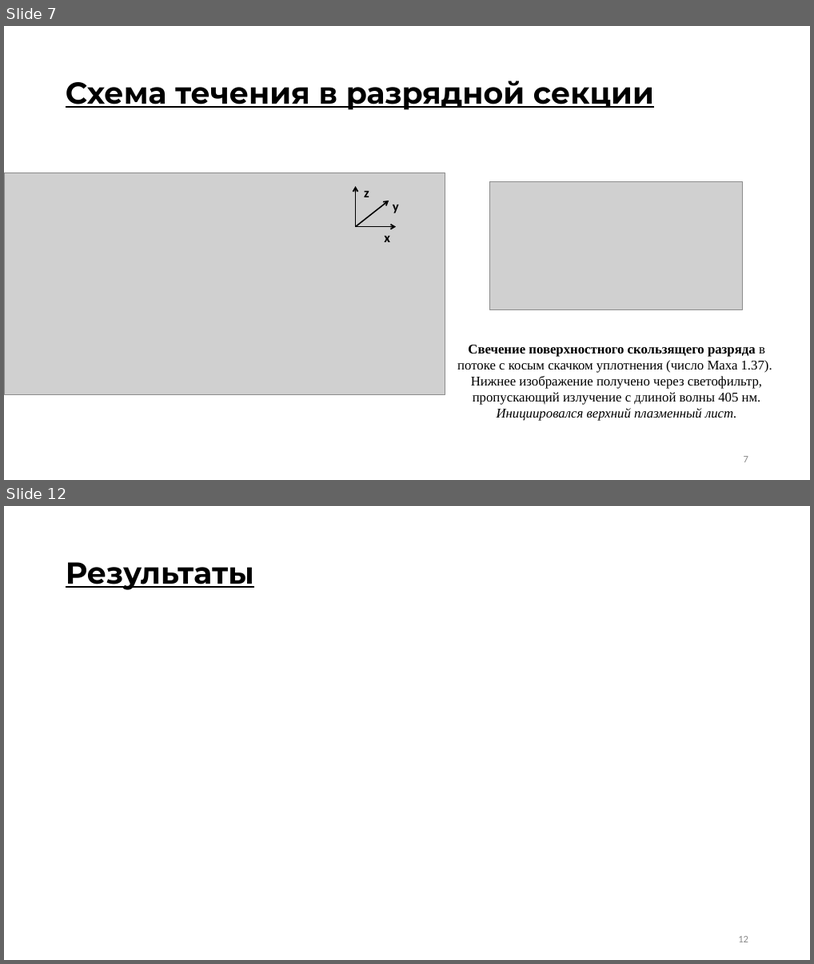
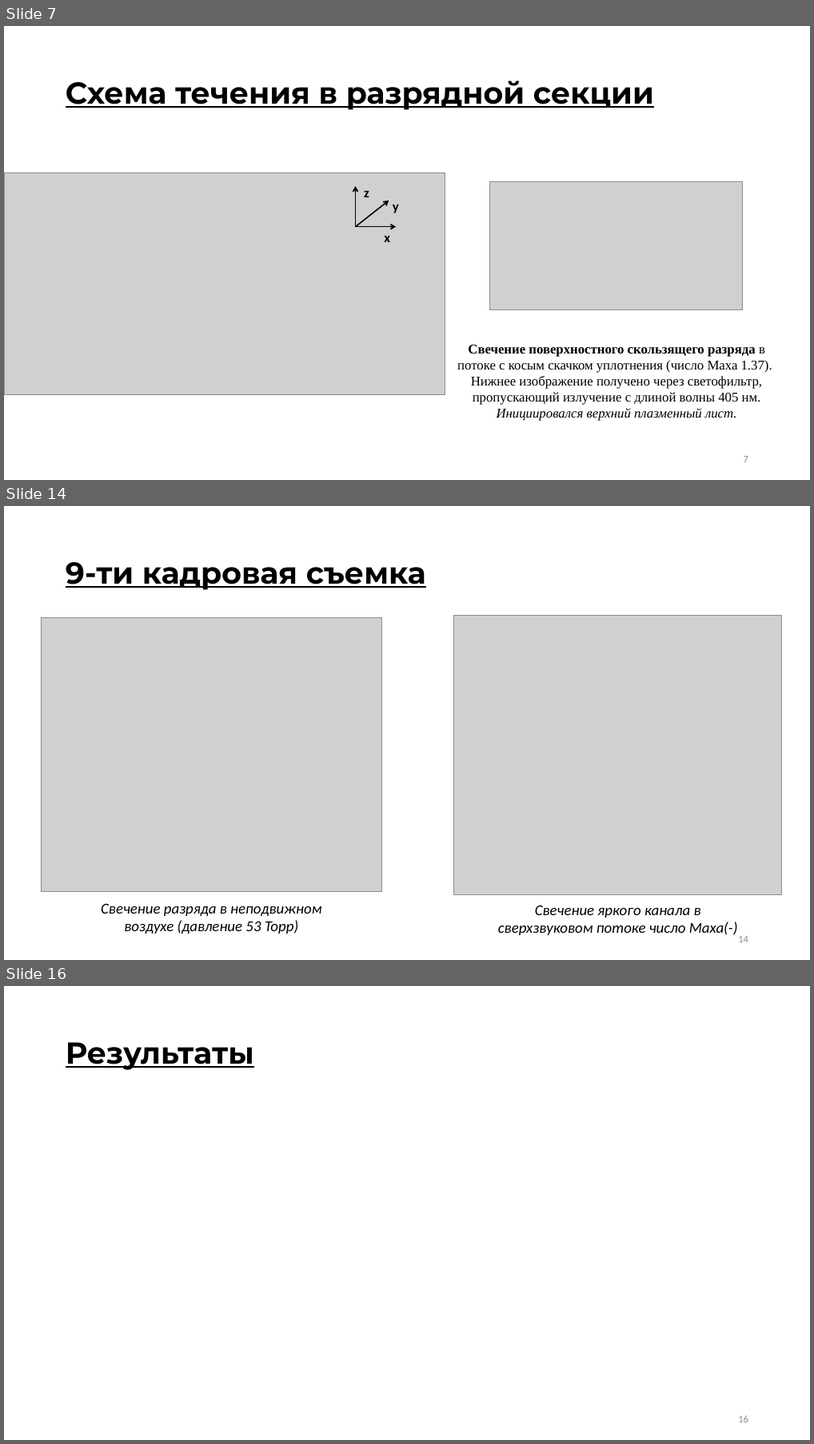
Before and after one commit to ulanich/msu, a slide deck: МАГ.ДИСС/предзащита.pptx. Shown one above the other, each under a label of ours: slides 7 and 12 before the commit, slides 7, 14 and 16 after it; the slides between them are not shown. The pictures are 814x964 and 814x1444 pixels, drawn with LibreOffice and Linux fonts; fonts in the diff are those of the drawing; grey boxes stand for pictures. Boxes give left, top, right and bottom in pixels: in the first picture for what was removed or moved away, otherwise in the second. Text is boxed around its words. In the diff, an @@ line names an element or a change of style, - is before the commit and + after.

```diff
--- a/МАГ.ДИСС/предзащита.pptx
+++ b/МАГ.ДИСС/предзащита.pptx
@@ slide 14 added at [4,506,810,960], background #FFFFFF @@
@@ title added at [66,562,426,590], 36 pt, text #000000, bold, underline @@
+9-ти кадровая съемка
@@ picture added at [41,618,382,892] @@
@@ picture added at [454,615,782,894] @@
@@ text added at [101,903,322,933], 18 pt, text #000000, italic @@
+Свечение разряда в неподвижном воздухе (давление 53 Торр)
@@ text added at [498,904,738,935], 18 pt, text #000000, italic @@
+Свечение яркого канала в сверхзвуковом потоке число Маха(-)
@@ page number added at [738,936,749,942], 12 pt, text #8C8C8C @@
+14
@@ what was slide 12 is now slide 16 @@
@@ page number at [738,1415,749,1422]: text changed @@
-12
+16
```
Also in this commit, not shown: 4 slides changed, 3 other slides added, 8 other files.
